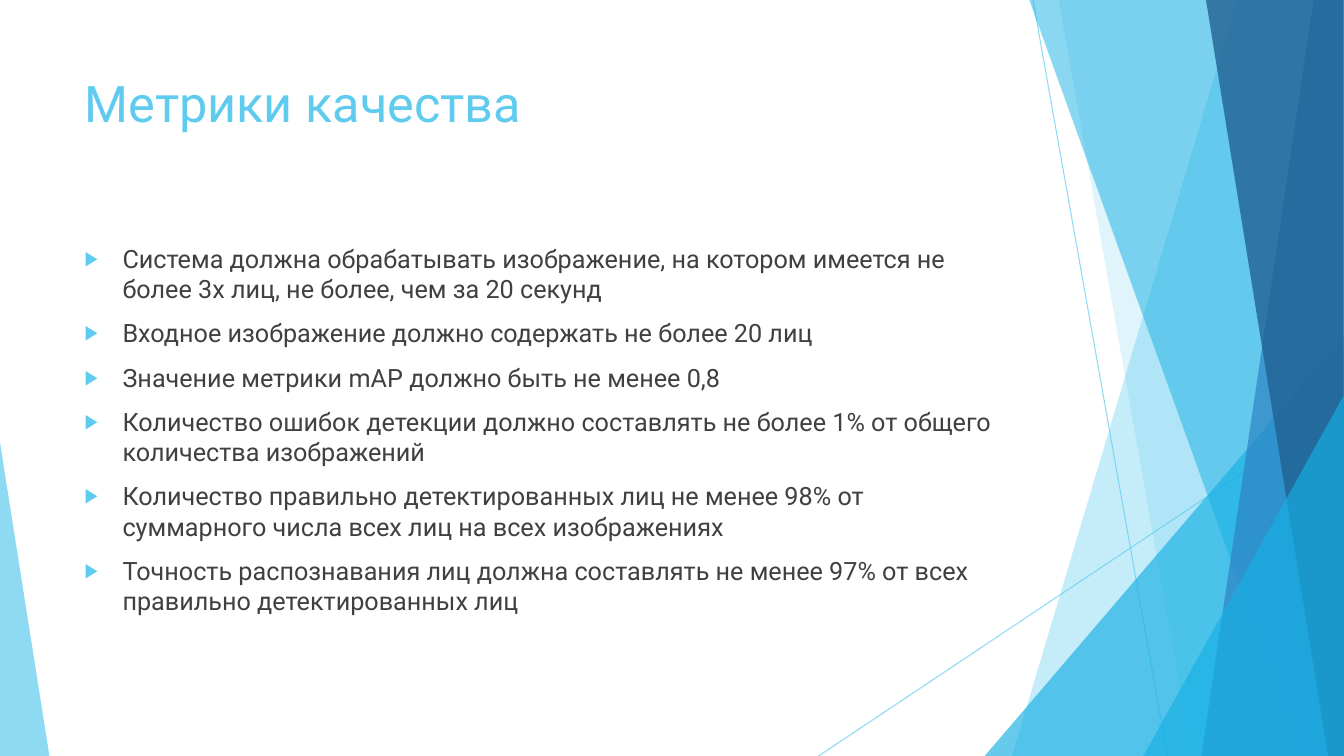
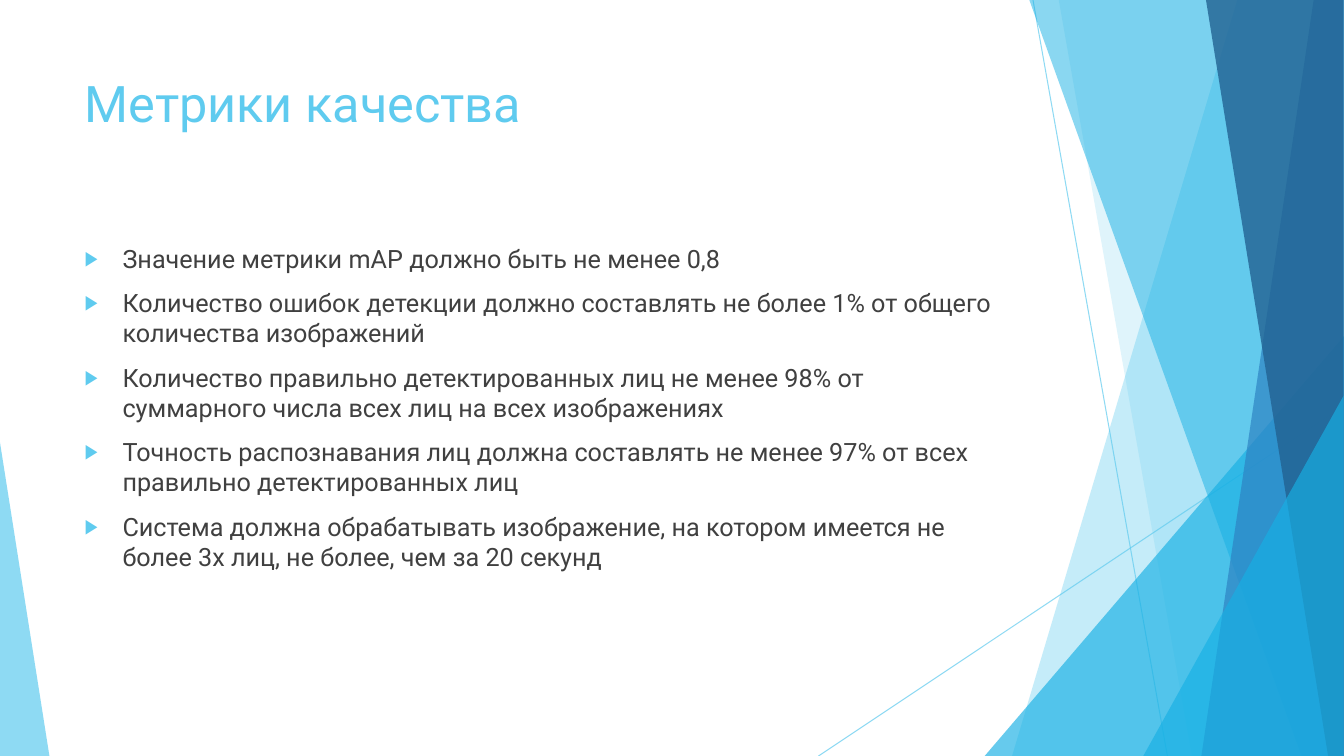
Before and after one commit to greyhuman/FaceReco, a slide deck: slide 10 of docs/external/Итоговая презентация.pptx (slide 9 before the commit). Drawn at 1344x756 pixels with LibreOffice and Linux fonts; fonts in the diff are those of the drawing. Boxes give left, top, right and bottom in pixels: in the first picture for what was removed or moved away, otherwise in the second. Text is boxed around its words. In the diff, an @@ line names an element or a change of style, - is before the commit and + after.

```diff
--- a/docs/external/Итоговая презентация.pptx
+++ b/docs/external/Итоговая презентация.pptx
@@ text at (x1=123, y1=249, x2=945, y2=347): paragraphs removed @@
-▶ Система должна обрабатывать изображение, на котором имеется не более 3х лиц, не более, чем за 20 секунд
-▶ Входное изображение должно содержать не более 20 лиц
@@ text at (x1=123, y1=517, x2=945, y2=572): paragraph added @@
+▶ Система должна обрабатывать изображение, на котором имеется не более 3х лиц, не более, чем за 20 секунд
```
Also in this commit, not shown: 8 other slides changed, 5 slides added, 1 slide removed.
